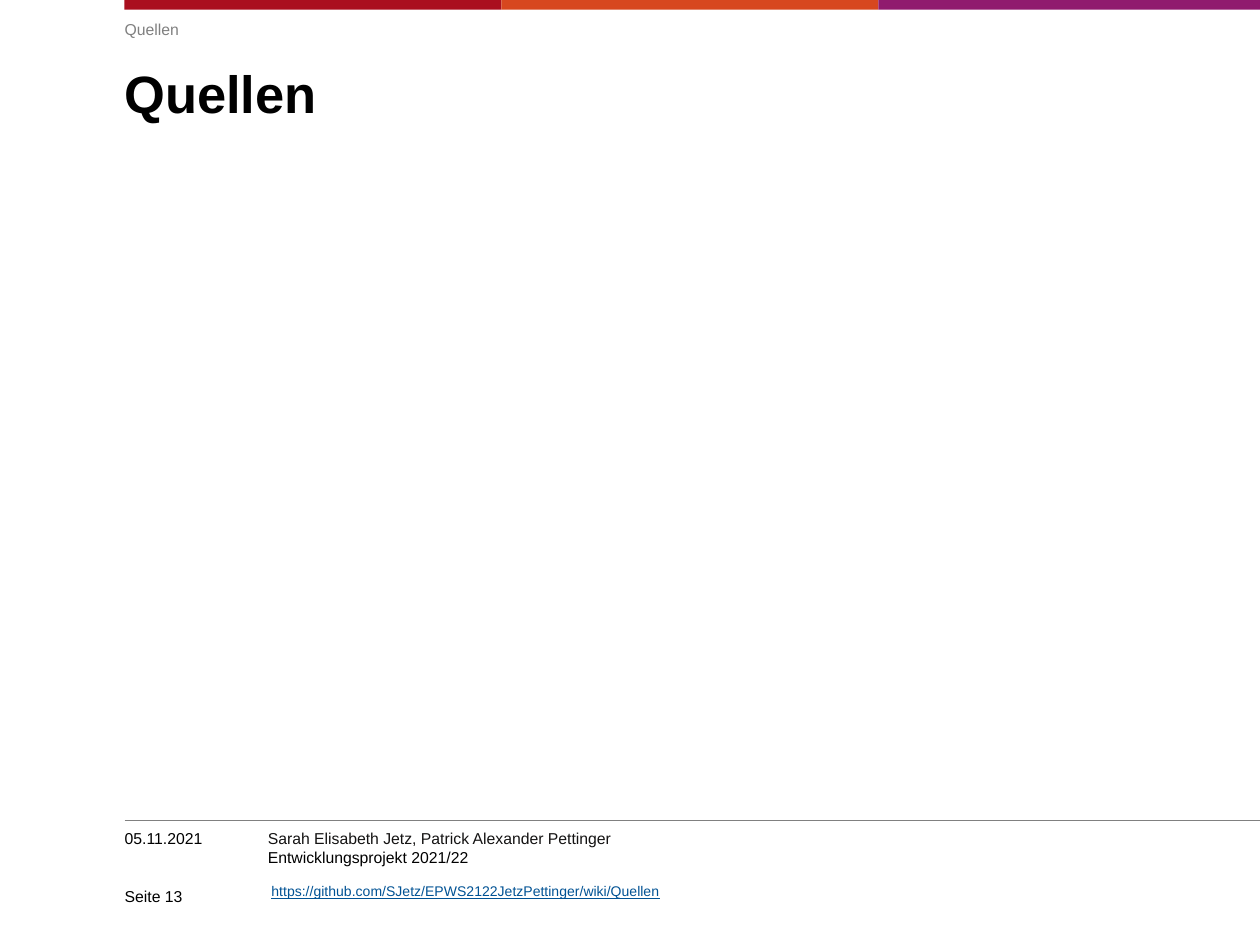
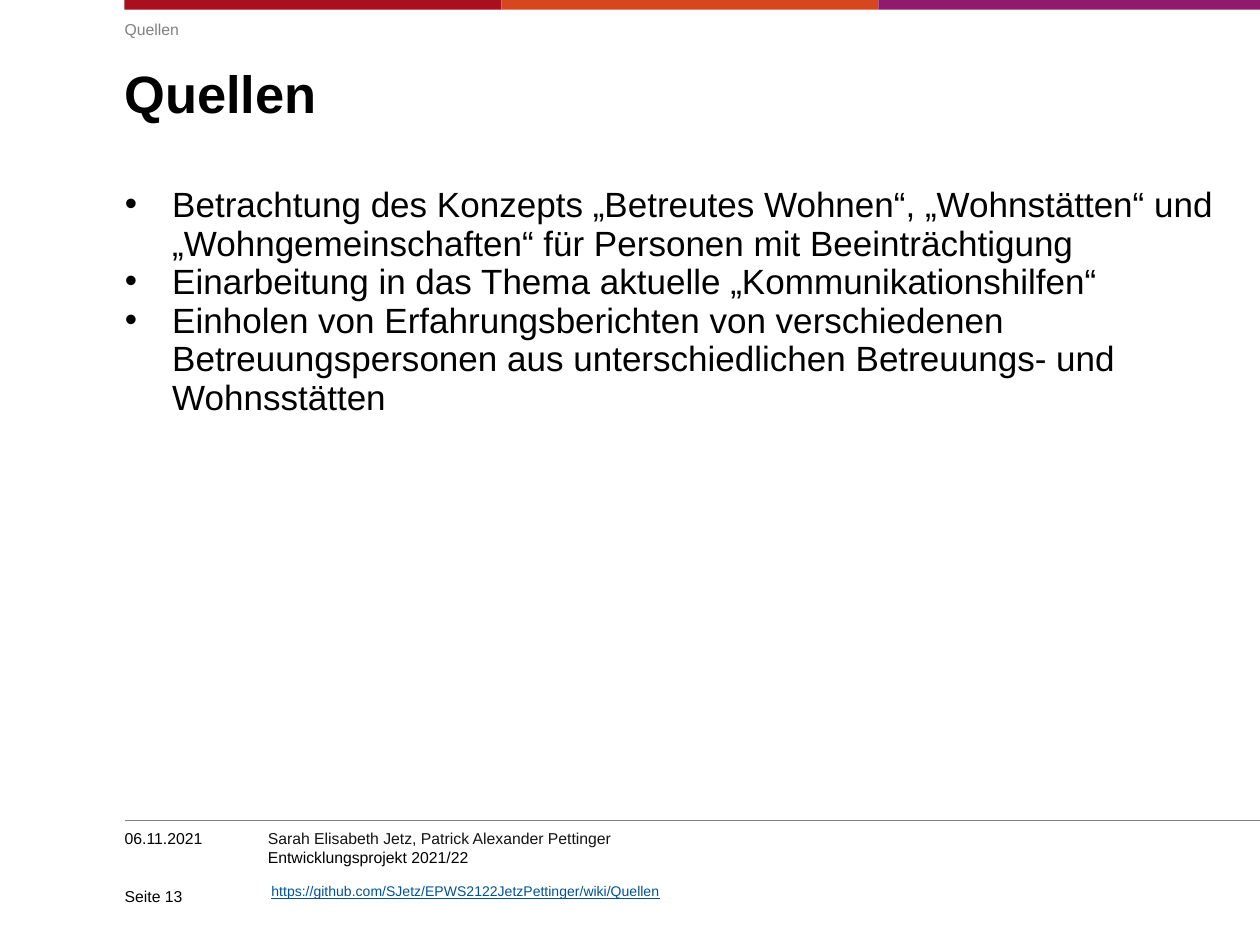
Before and after one commit to SJetz/EPWS2122JetzPettinger, a slide deck: slide 13 of Entwicklungsprojekt202122.pptx. Drawn at 1260x945 pixels with LibreOffice and Linux fonts; fonts in the diff are those of the drawing; background and template pictures are left out. Boxes give left, top, right and bottom in pixels: in the first picture for what was removed or moved away, otherwise in the second. Text is boxed around its words. In the diff, an @@ line names an element or a change of style, - is before the commit and + after.

```diff
--- a/Entwicklungsprojekt202122.pptx
+++ b/Entwicklungsprojekt202122.pptx
@@ text added at [172,191,1212,411], 20 pt, text #000000 @@
+• Betrachtung des Konzepts „Betreutes Wohnen“, „Wohnstätten“ und „Wohngemeinschaften“ für Personen mit Beeinträchtigung
+• Einarbeitung in das Thema aktuelle „Kommunikationshilfen“
+• Einholen von Erfahrungsberichten von verschiedenen Betreuungspersonen aus unterschiedlichen Betreuungs- und Wohnsstätten
@@ text at [125,833,203,844]: text changed @@
-05.11.2021
+06.11.2021
```
Also in this commit, not shown: 12 other slides changed.
